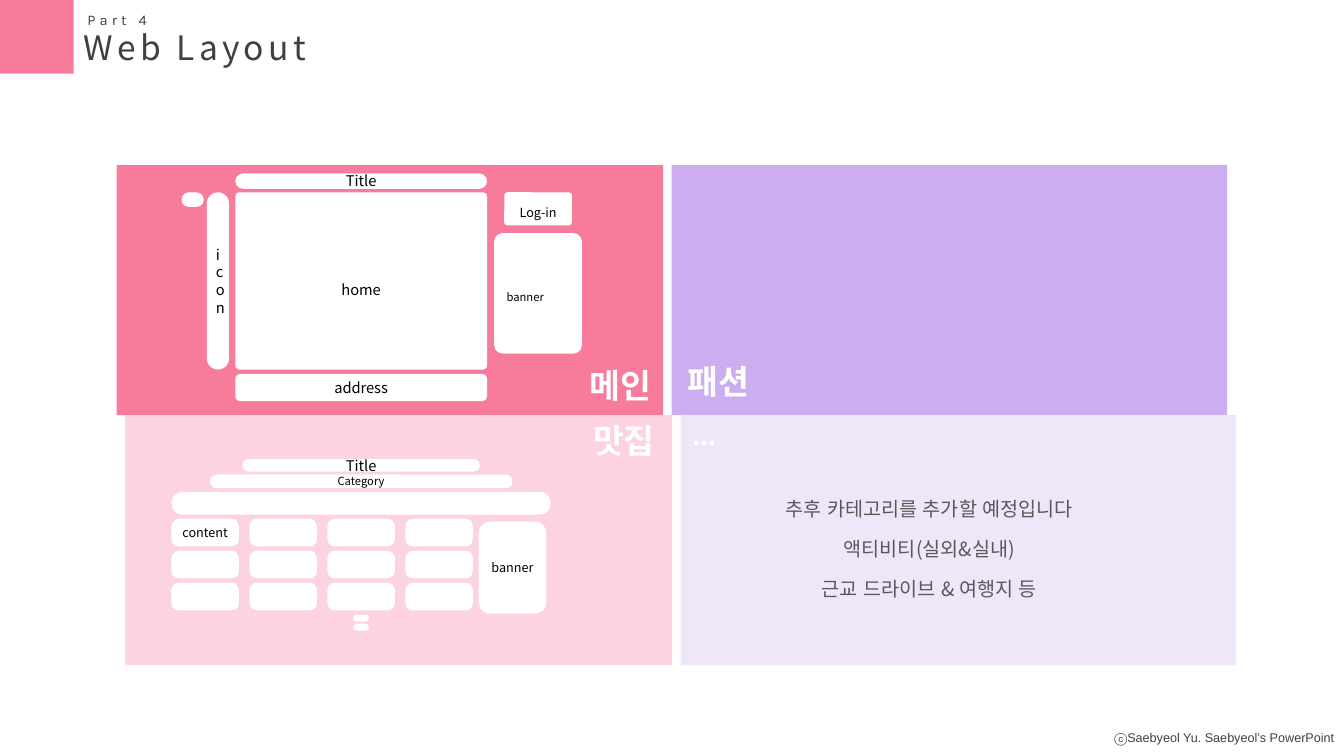
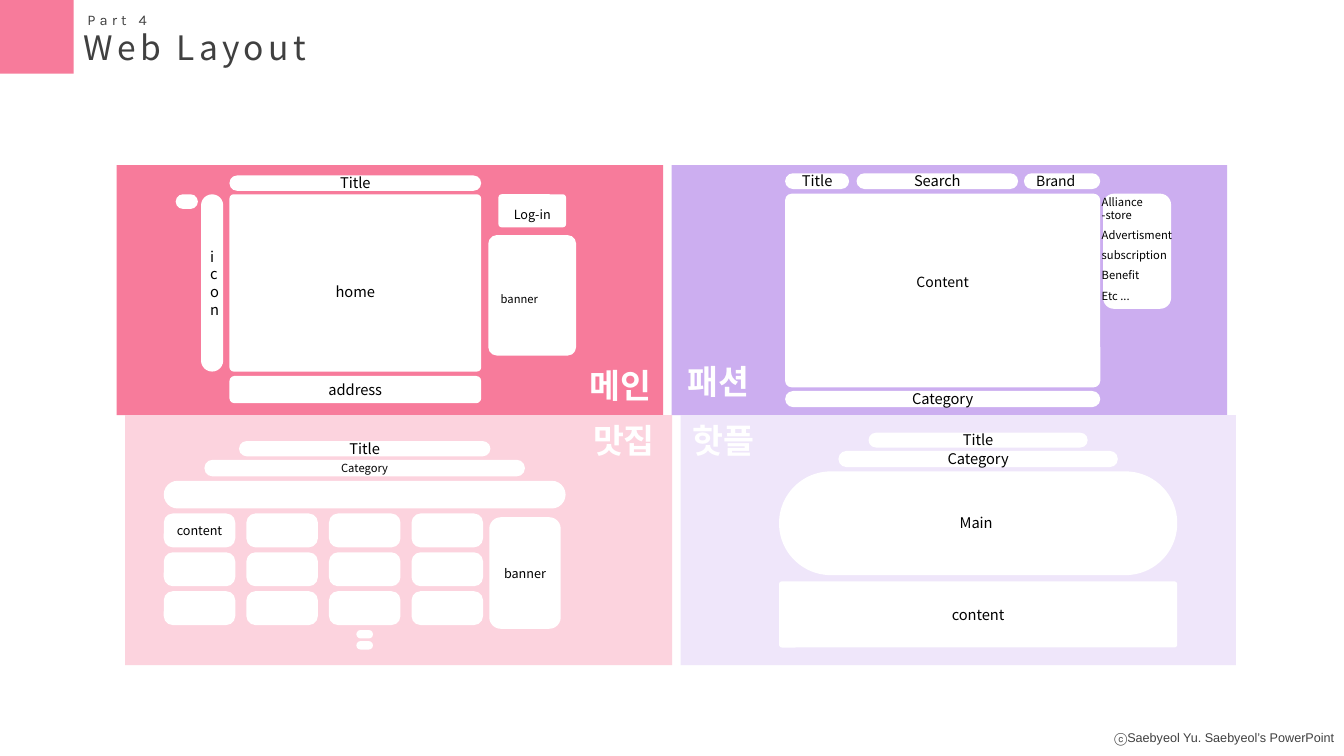
Before and after one commit to seasukmin/DateTeam, a slide deck: slide 7 of 정유진 - 맛집/ppt/ppt.pptx. Drawn at 1344x756 pixels with LibreOffice and Linux fonts; fonts in the diff are those of the drawing. Boxes give left, top, right and bottom in pixels: in the first picture for what was removed or moved away, otherwise in the second. Text is boxed around its words. In the diff, an @@ line names an element or a change of style, - is before the commit and + after.

```diff
--- a/정유진 - 맛집/ppt/ppt.pptx
+++ b/정유진 - 맛집/ppt/ppt.pptx
@@ 7 rounded rectangles: place and size @@
-7 rounded rectangles at (181, 173, 582, 401)
+7 rounded rectangles at (175, 175, 577, 403)
@@ group added at (785, 173, 1171, 407): 6 rounded rectangles @@
+Title
+Content
+Search
+Brand
+Category
+Alliance
+-store
+Advertisment
+subscription
+Benefit
+Etc ...
@@ text removed at (683, 415, 750, 456) @@
-...
@@ rounded rectangle "Title": place and size @@
-rounded rectangle "Title" at (243, 459, 480, 471)
+rounded rectangle "Title" at (239, 442, 490, 457)
@@ rounded rectangle "Category": place and size @@
-rounded rectangle "Category" at (210, 475, 512, 489)
+rounded rectangle "Category" at (205, 460, 525, 477)
@@ rounded rectangle: place and size @@
-rounded rectangle at (171, 492, 551, 515)
+rounded rectangle at (163, 481, 566, 508)
@@ text removed at (786, 499, 1073, 598) @@
-추후 카테고리를 추가할 예정입니다
-액티비티(실외&실내)
-근교 드라이브 & 여행지 등
@@ rounded rectangle "content": place and size @@
-rounded rectangle "content" at (171, 519, 239, 547)
+rounded rectangle "content" at (163, 513, 235, 547)
@@ rounded rectangle: place and size @@
-rounded rectangle at (249, 519, 317, 547)
+rounded rectangle at (246, 513, 318, 547)
@@ rounded rectangle: place and size @@
-rounded rectangle at (328, 519, 395, 547)
+rounded rectangle at (329, 513, 400, 547)
@@ rounded rectangle: place and size @@
-rounded rectangle at (405, 519, 473, 547)
+rounded rectangle at (411, 513, 483, 547)
@@ rounded rectangle "banner": place and size @@
-rounded rectangle "banner" at (479, 522, 546, 614)
+rounded rectangle "banner" at (489, 517, 561, 629)
@@ group added at (779, 433, 1178, 648): 4 rounded rectangles, 1 text @@
+Title
+Category
+content
+Main
@@ rounded rectangle: place and size @@
-rounded rectangle at (171, 551, 239, 579)
+rounded rectangle at (163, 553, 235, 587)
@@ rounded rectangle: place and size @@
-rounded rectangle at (249, 551, 317, 579)
+rounded rectangle at (246, 553, 318, 587)
@@ rounded rectangle: place and size @@
-rounded rectangle at (328, 551, 395, 579)
+rounded rectangle at (329, 553, 400, 587)
@@ rounded rectangle: place and size @@
-rounded rectangle at (405, 551, 473, 579)
+rounded rectangle at (411, 553, 483, 587)
@@ rounded rectangle: place and size @@
-rounded rectangle at (171, 583, 239, 611)
+rounded rectangle at (163, 592, 235, 626)
@@ rounded rectangle: place and size @@
-rounded rectangle at (249, 583, 317, 611)
+rounded rectangle at (246, 592, 318, 626)
@@ rounded rectangle: place and size @@
-rounded rectangle at (328, 583, 395, 611)
+rounded rectangle at (329, 592, 400, 626)
@@ rounded rectangle: place and size @@
-rounded rectangle at (405, 583, 473, 611)
+rounded rectangle at (411, 592, 483, 626)
@@ rounded rectangle: place and size @@
-rounded rectangle at (354, 615, 370, 622)
+rounded rectangle at (357, 630, 373, 638)
@@ rounded rectangle: place and size @@
-rounded rectangle at (354, 624, 370, 631)
+rounded rectangle at (357, 641, 373, 649)
```
Also in this commit, not shown: 6 other slides changed, 25 other files.
